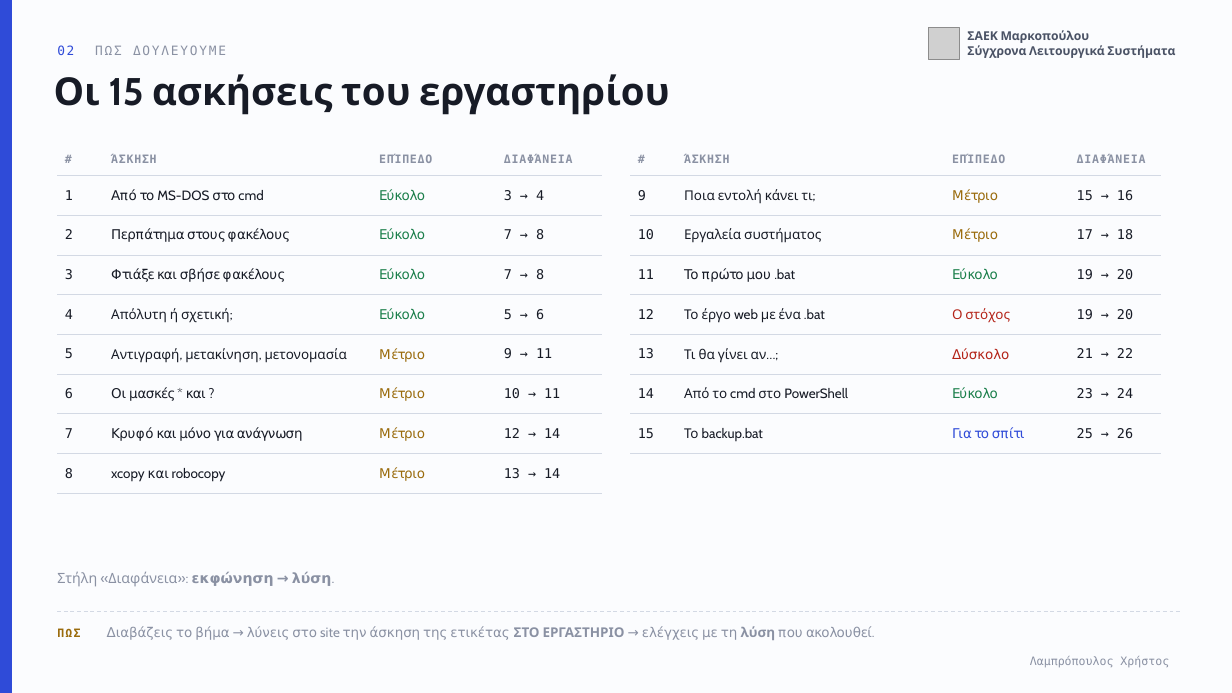
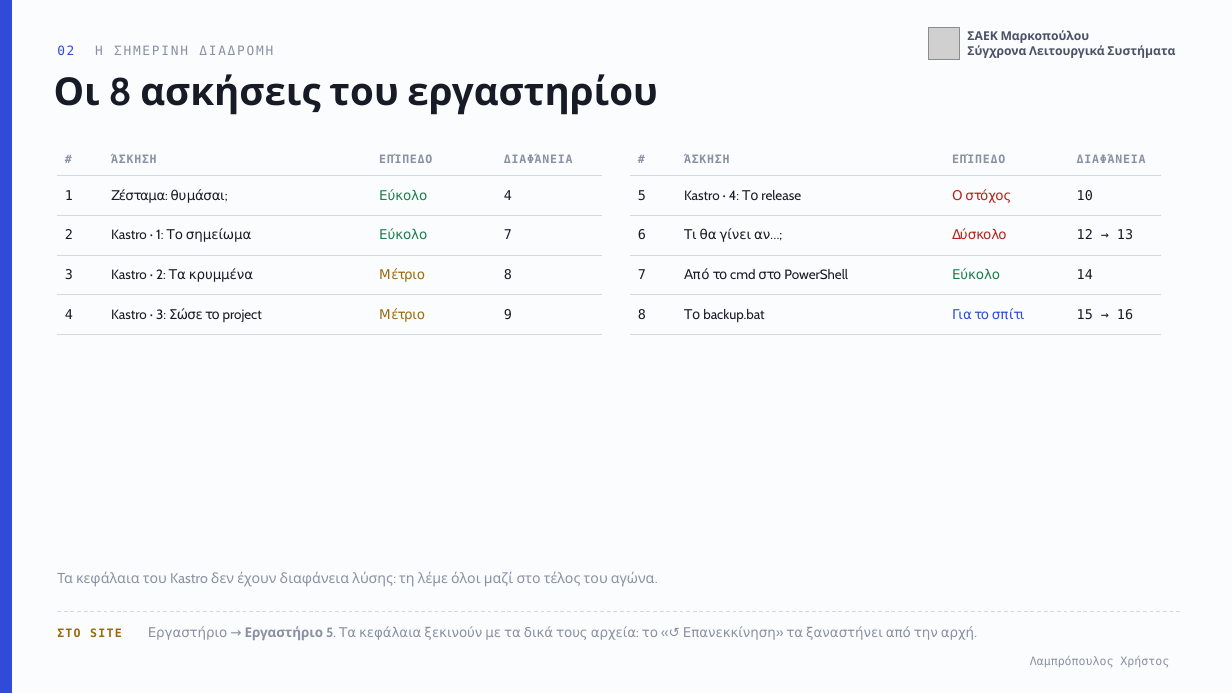
Before and after one commit to xristlamp/LAMPROPOULOS, a slide deck: slide 2 of files/markopoulo/sls-05-cmd.pptx. Drawn at 1232x693 pixels with LibreOffice and Linux fonts; fonts in the diff are those of the drawing; grey boxes stand for pictures. Boxes give left, top, right and bottom in pixels: in the first picture for what was removed or moved away, otherwise in the second. Text is boxed around its words. In the diff, an @@ line names an element or a change of style, - is before the commit and + after.

Commit message:
εργαστηριο 5 παιχνιδι

```diff
--- a/files/markopoulo/sls-05-cmd.pptx
+++ b/files/markopoulo/sls-05-cmd.pptx
@@ text at (57, 45, 273, 55): text changed @@
-02 ΠΩΣ ΔΟΥΛΕΥΟΥΜΕ
+02 Η ΣΗΜΕΡΙΝΗ ΔΙΑΔΡΟΜΗ
@@ text at (54, 74, 658, 115): text changed @@
-Οι 15 ασκήσεις του εργαστηρίου
+Οι 8 ασκήσεις του εργαστηρίου
@@ table at (57, 143, 603, 335) @@
-row 2: 1 | Από το MS-DOS στο cmd | Εύκολο | 3 → 4
-row 3: 2 | Περπάτημα στους φακέλους | Εύκολο | 7 → 8
-row 4: 3 | Φτιάξε και σβήσε φακέλους | Εύκολο | 7 → 8
-row 5: 4 | Απόλυτη ή σχετική; | Εύκολο | 5 → 6
-row 6: 5 | Αντιγραφή, μετακίνηση, μετονομασία | Μέτριο | 9 → 11
-row 7: 6 | Οι μασκές * και ? | Μέτριο | 10 → 11
-row 8: 7 | Κρυφό και μόνο για ανάγνωση | Μέτριο | 12 → 14
-row 9: 8 | xcopy και robocopy | Μέτριο | 13 → 14
+row 2: 1 | Ζέσταμα: θυμάσαι; | Εύκολο | 4
+row 3: 2 | Kastro · 1: Το σημείωμα | Εύκολο | 7
+row 4: 3 | Kastro · 2: Τα κρυμμένα | Μέτριο | 8
+row 5: 4 | Kastro · 3: Σώσε το project | Μέτριο | 9
@@ table at (630, 143, 1162, 335) @@
-row 2: 9 | Ποια εντολή κάνει τι; | Μέτριο | 15 → 16
-row 3: 10 | Εργαλεία συστήματος | Μέτριο | 17 → 18
-row 4: 11 | Το πρώτο μου .bat | Εύκολο | 19 → 20
-row 5: 12 | Το έργο web με ένα .bat | Ο στόχος | 19 → 20
-row 6: 13 | Τι θα γίνει αν…; | Δύσκολο | 21 → 22
-row 7: 14 | Από το cmd στο PowerShell | Εύκολο | 23 → 24
-row 8: 15 | Το backup.bat | Για το σπίτι | 25 → 26
+row 2: 5 | Kastro · 4: Το release | Ο στόχος | 10
+row 3: 6 | Τι θα γίνει αν…; | Δύσκολο | 12 → 13
+row 4: 7 | Από το cmd στο PowerShell | Εύκολο | 14
+row 5: 8 | Το backup.bat | Για το σπίτι | 15 → 16
@@ text at (57, 572, 655, 587): text changed @@
-Στήλη «Διαφάνεια»: εκφώνηση → λύση.
+Τα κεφάλαια του Kastro δεν έχουν διαφάνεια λύσης: τη λέμε όλοι μαζί στο τέλος του αγώνα.
@@ text at (57, 626, 974, 640): text changed @@
-ΠΩΣ Διαβάζεις το βήμα → λύνεις στο site την άσκηση της ετικέτας ΣΤΟ ΕΡΓΑΣΤΗΡΙΟ → ελέγχεις με τη λύση που ακολουθεί.
+ΣΤΟ SITE Εργαστήριο → Εργαστήριο 5. Τα κεφάλαια ξεκινούν με τα δικά τους αρχεία: το «↺ Επανεκκίνηση» τα ξαναστήνει από την αρχή.
```
Also in this commit, not shown: 9 other slides changed, 7 slides added, 18 slides removed, 7 other files.
